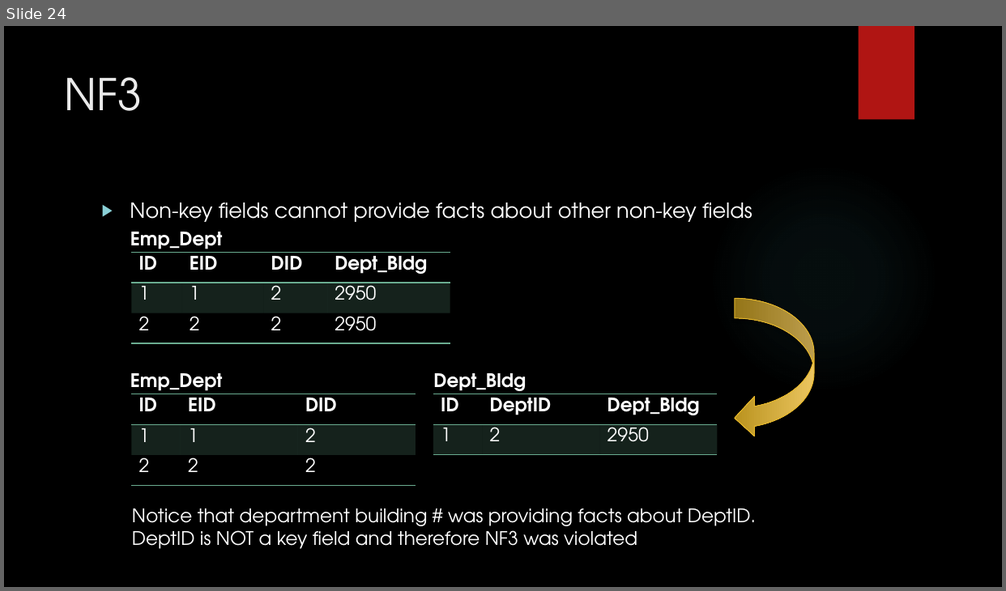
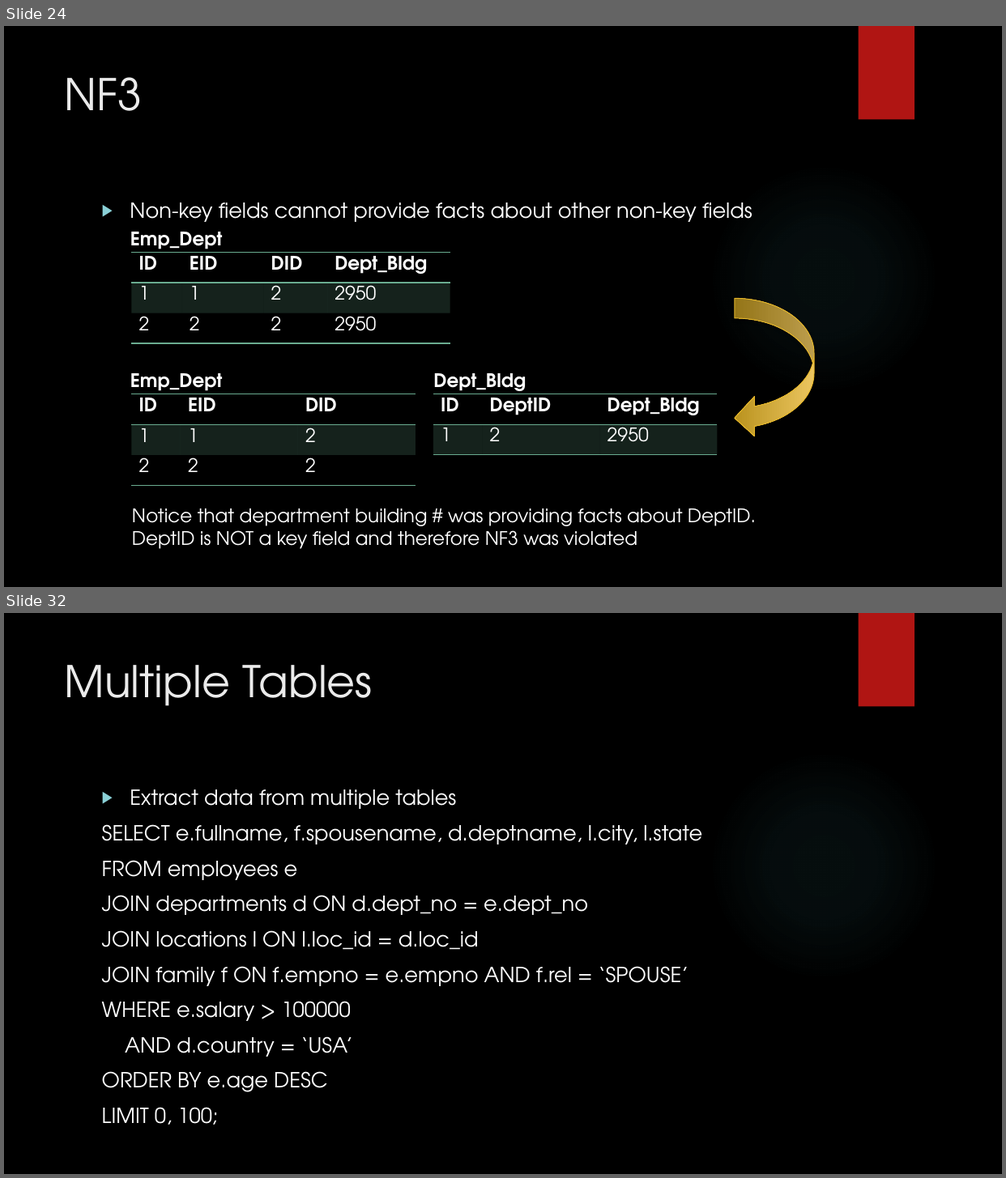
Before and after one commit to zedfoxus/database-bootcamp, a slide deck: Presentation/Database-Bootcamp-Presentation.pptx. Shown one above the other, each under a label of ours: slide 24 before the commit, slides 24 and 32 after it; the slides between them are not shown. The pictures are 1006x591 and 1006x1178 pixels, drawn with LibreOffice and Linux fonts; fonts in the diff are those of the drawing; background and template pictures are left out. Boxes give left, top, right and bottom in pixels: in the first picture for what was removed or moved away, otherwise in the second. Text is boxed around its words. In the diff, an @@ line names an element or a change of style, - is before the commit and + after.

Commit message:
Join information included

```diff
--- a/Presentation/Database-Bootcamp-Presentation.pptx
+++ b/Presentation/Database-Bootcamp-Presentation.pptx
@@ slide 32 added at (4,613,1002,1174), background picture (left out); not listed: 2 template elements that a slide beside it also shows @@
@@ title added at (65,665,373,706), 42 pt, text #EBEBEB @@
+Multiple Tables
@@ text added at (102,790,702,1125), 20 pt, text #FFFFFF @@
+▶ Extract data from multiple tables
+SELECT e.fullname, f.spousename, d.deptname, l.city, l.state
+FROM employees e
+JOIN departments d ON d.dept_no = e.dept_no
+JOIN locations l ON l.loc_id = d.loc_id
+JOIN family f ON f.empno = e.empno AND f.rel = ‘SPOUSE’
+WHERE e.salary > 100000
+AND d.country = ‘USA’
+ORDER BY e.age DESC
+LIMIT 0, 100;
```
Also in this commit, not shown: 8 other slides added.
